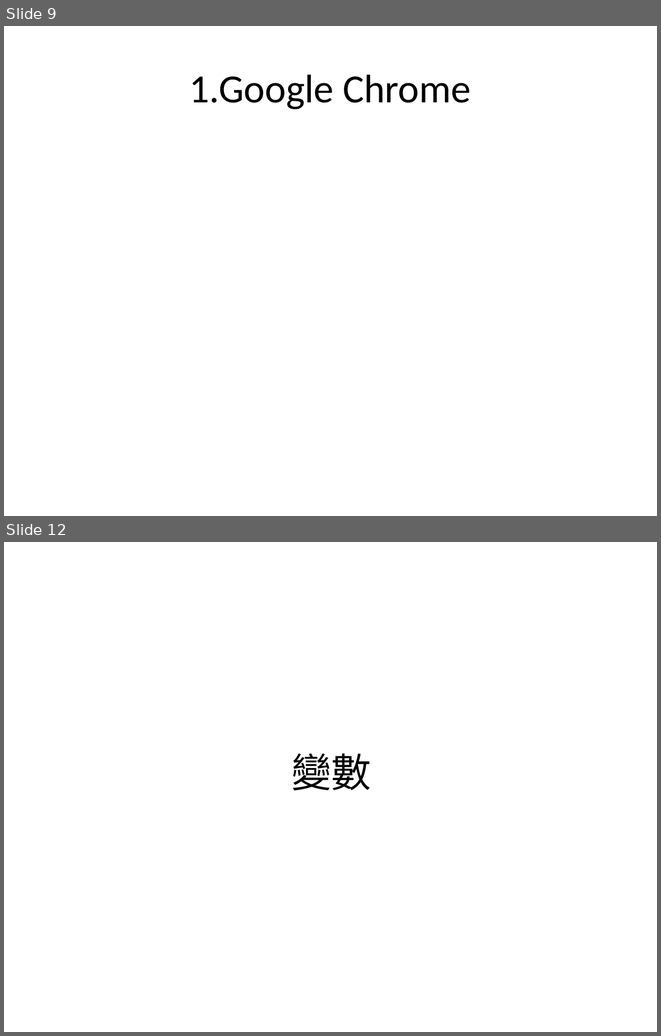
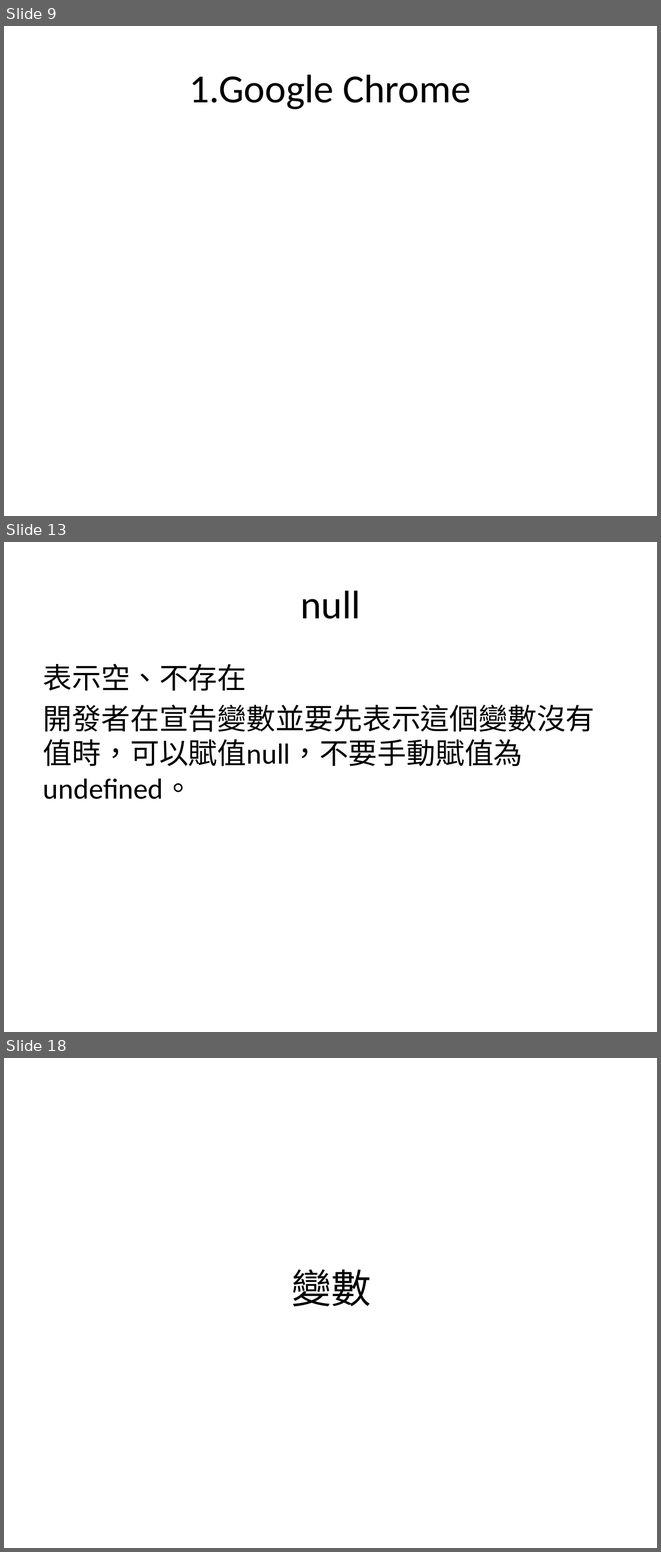
Before and after one commit to allen8101070/JavaScript-PPT, a slide deck: javaScript.pptx. Shown one above the other, each under a label of ours: slides 9 and 12 before the commit, slides 9, 13 and 18 after it; the slides between them are not shown. The pictures are 661x1036 and 661x1552 pixels, drawn with LibreOffice and Linux fonts; fonts in the diff are those of the drawing. Boxes give left, top, right and bottom in pixels: in the first picture for what was removed or moved away, otherwise in the second. Text is boxed around its words. In the diff, an @@ line names an element or a change of style, - is before the commit and + after.

```diff
--- a/javaScript.pptx
+++ b/javaScript.pptx
@@ slide 13 added at (x1=4, y1=542, x2=657, y2=1032), background #FFFFFF @@
@@ title added at (x1=300, y1=590, x2=361, y2=619), 44 pt, text #000000 @@
+null
@@ text added at (x1=43, y1=664, x2=595, y2=799), 32 pt, text #000000 @@
+表示空、不存在
+開發者在宣告變數並要先表示這個變數沒有值時，可以賦值null，不要手動賦值為 undefined。
@@ what was slide 12 is now slide 18 @@
```
Also in this commit, not shown: 9 slides changed, 24 other slides added, 4 slides removed.
